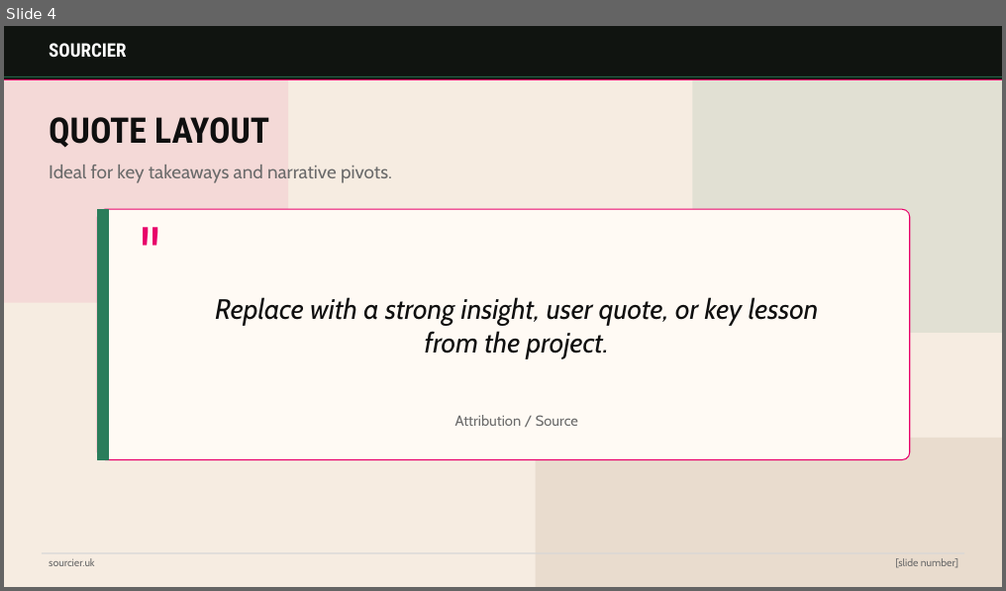
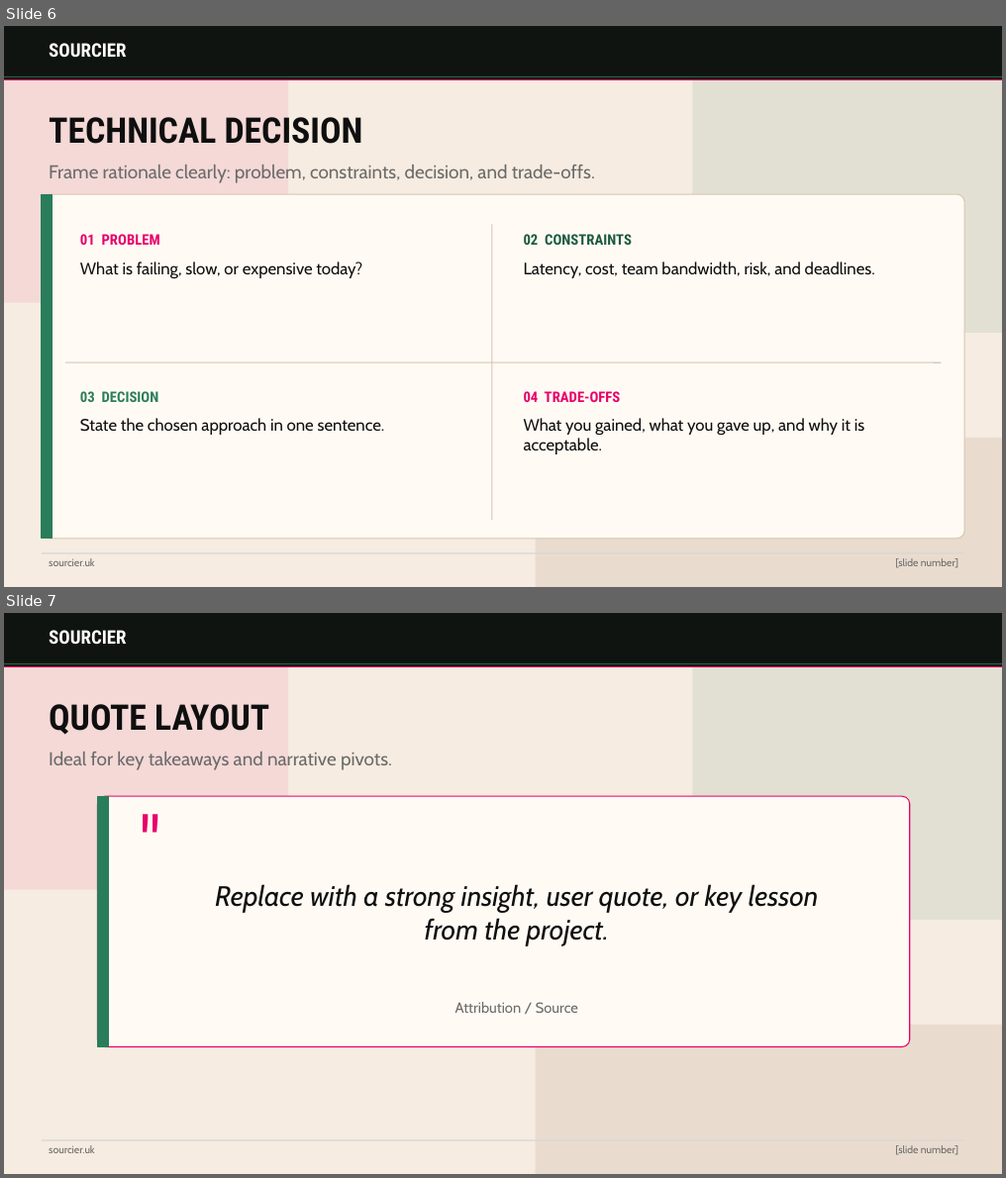
Before and after one commit to sourcier/web-sourcier.uk, a slide deck: assets/templates/sourcier-blog-template.pptx. Shown one above the other, each under a label of ours: slide 4 before the commit, slides 6 and 7 after it. The pictures are 1006x591 and 1006x1178 pixels, drawn with LibreOffice and Linux fonts; fonts in the diff are those of the drawing. Boxes give left, top, right and bottom in pixels: in the first picture for what was removed or moved away, otherwise in the second. Text is boxed around its words. In the diff, an @@ line names an element or a change of style, - is before the commit and + after.

Commit message:
Add new slide layouts and enhance PowerPoint template with introduction and technical decision slides

```diff
--- a/assets/templates/sourcier-blog-template.pptx
+++ b/assets/templates/sourcier-blog-template.pptx
@@ slide 6 added at (x1=4, y1=26, x2=1002, y2=587), background #F6ECE1 @@
@@ rounded rectangle added at (x1=4, y1=26, x2=288, y2=303), fill #E8006A at 8% opacity @@
@@ rectangle added at (x1=4, y1=26, x2=1002, y2=79), fill #101410, outline #101410 1 pt @@
@@ text added at (x1=49, y1=43, x2=126, y2=57), 18 pt, text #FFFFFF, bold @@
+SOURCIER
@@ rounded rectangle added at (x1=693, y1=26, x2=1002, y2=333), fill #2A7D5B at 10% opacity @@
@@ line added from (4, 79) to (1002, 79), #E8006A 1 pt @@
@@ line added from (4, 76) to (1002, 76), #2A7D5B 1 pt @@
@@ text added at (x1=49, y1=117, x2=363, y2=144), 34 pt, text #0F0F0F, bold @@
+TECHNICAL DECISION
@@ text added at (x1=49, y1=165, x2=595, y2=183), 18 pt, text #6B6B6B @@
+Frame rationale clearly: problem, constraints, decision, and trade-offs.
@@ rounded rectangle added at (x1=42, y1=194, x2=964, y2=539), fill #FFFAF4, outline #D8C5AE 1 pt @@
@@ rectangle added at (x1=42, y1=194, x2=52, y2=539), fill #2A7D5B, outline #2A7D5B 1 pt @@
@@ line added from (492, 224) to (492, 520), #D8C5AE 1 pt @@
@@ text added at (x1=80, y1=234, x2=160, y2=245), 14 pt, text #E8006A, bold @@
+01 PROBLEM
@@ text added at (x1=80, y1=262, x2=362, y2=278), 16 pt, text #0F0F0F @@
+What is failing, slow, or expensive today?
@@ text added at (x1=524, y1=234, x2=632, y2=245), 14 pt, text #1B5A40, bold @@
+02 CONSTRAINTS
@@ text added at (x1=524, y1=262, x2=875, y2=278), 16 pt, text #0F0F0F @@
+Latency, cost, team bandwidth, risk, and deadlines.
@@ line added from (65, 363) to (942, 363), #D8C5AE 1 pt @@
@@ text added at (x1=80, y1=391, x2=159, y2=402), 14 pt, text #2A7D5B, bold @@
+03 DECISION
@@ text added at (x1=524, y1=391, x2=621, y2=402), 14 pt, text #E8006A, bold @@
+04 TRADE-OFFS
@@ text added at (x1=80, y1=418, x2=385, y2=435), 16 pt, text #0F0F0F @@
+State the chosen approach in one sentence.
@@ text added at (x1=524, y1=418, x2=864, y2=455), 16 pt, text #0F0F0F @@
+What you gained, what you gave up, and why it is acceptable.
@@ rounded rectangle added at (x1=536, y1=438, x2=1002, y2=587), fill #E5D8C9 at 76% opacity @@
@@ line added from (42, 554) to (964, 554), #D7D7D7 1 pt @@
@@ text added at (x1=49, y1=559, x2=94, y2=567), 10 pt, text #6B6B6B @@
+sourcier.uk
@@ text added at (x1=895, y1=559, x2=958, y2=569), 10 pt, text #6B6B6B @@
+[slide number]
@@ what was slide 4 is now slide 7 @@
```
Also in this commit, not shown: 3 slides changed, 2 other slides added, 2 other files.
